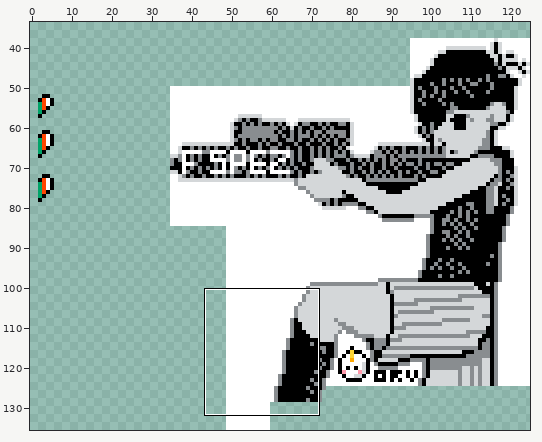
One commit to this sprite sheet: second.png. The first picture is a wide view before the edit; the outline marks the close-up.
Close-up. Before the edit:
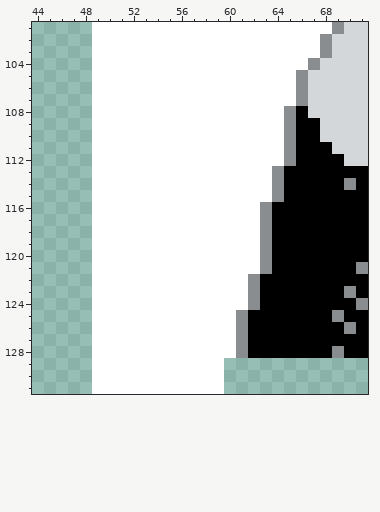
The file is 125x136 pixels. Colours within 5 levels of each other are drawn and written as one. Shown: x 44..71, y 101..131. The wide view leaves out empty margins.
Once edited:
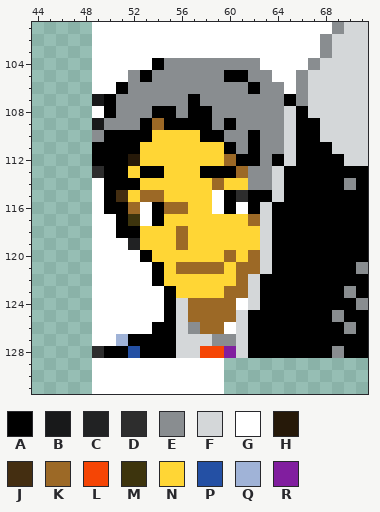
Palette (. is transparent): A #000000  B #18191a  C #212223  D #2d2d2d  E #898d90  F #d4d7d9  G #ffffff  H #261909  J #442e11  K #9c6926  L #f54505  M #3d340d  N #ffd635  P #2450a4  Q #a0b3d7  R #811e9f
Diff:
The author changed colour G to colour A in row 104 at x 54; in row 105 at x 53 and 60 to 61; in row 106 at x 51 and 62; in row 107 at x 50, 57 and 65; in row 108 at x 50, 54 to 55 and 57 to 58; in row 109 at x 53, 55 to 58 and 60.
The author changed colour G to colour A in row 110 at x 50 to 53, 58 to 59 and 62; in row 111 at x 49 to 52, 60 and 62; in row 112 at x 49 to 51, 61 to 62 and 64; in row 113 at x 50 to 51, 53 to 54 and 58 to 60; in row 114 at x 50 to 52; in row 115 at x 50, 60 and 62 to 63.
The author changed colour G to colour A in row 116 at x 50 to 51, 54, 60 and 62; in row 117 at x 51 and 54; in row 118 at x 51 to 52; in row 120 at x 53; in rows 121 to 122 at x 54; in rows 123 to 125 at x 55.
The author changed colour G to colour A in row 126 at x 54 to 55; in row 127 at x 52 to 55; in row 128 at x 50 to 51 and 53 to 55.
The author changed colour G to colour B in row 107 at x 49; in row 109 at x 49.
The author changed colour G to colour C in row 119 at x 52.
The author changed colour G to colour D in row 113 at x 49; in row 115 at x 61; in row 128 at x 49.
The author changed colour G to colour E in row 104 at x 55 to 62; in row 105 at x 52, 54 to 59 and 62 to 63; in row 106 at x 52 to 61 and 63 to 64; in row 107 at x 51 to 56 and 58 to 64; in row 108 at x 51 to 53, 56 and 59 to 64; in row 109 at x 50 to 52, 59 and 61 to 64.
The author changed colour G to colour E in row 110 at x 49, 60 to 61 and 63 to 64; in row 111 at x 61 and 63 to 64; in row 112 at x 63; in rows 113 to 114 at x 62 to 63; in row 126 at x 57; in row 127 at x 59 to 60.
The author changed colour E to colour F in rows 108 to 112 at x 65; in rows 113 to 115 at x 64; in rows 116 to 121 at x 63; in rows 122 to 124 at x 62; in rows 125 to 128 at x 61.
The author changed colour G to colour F in rows 124 to 126 at x 56; in row 127 at x 56 to 58; in row 128 at x 56 to 57.
The author changed colour G to colour H in row 112 at x 52.
The author changed colour G to colour J in row 115 at x 51.
The author changed colour G to colour K in row 109 at x 54; in row 112 at x 60; in row 113 at x 61; in row 114 at x 59; in row 115 at x 53 to 54; in row 116 at x 52 and 55 to 56.
The author changed colour G to colour K in row 117 at x 62; in rows 118 to 119 at x 56; in row 120 at x 60 and 62; in row 121 at x 56 to 59 and 61 to 62; in row 122 at x 61; in row 123 at x 60 to 61.
The author changed colour G to colour K in rows 124 to 125 at x 57 to 60; in row 126 at x 58 to 59.
The author changed colour G to colour L in row 128 at x 58 to 59.
The author changed colour G to colour M in row 117 at x 52.
The author changed colour G to colour N in row 110 at x 54 to 57; in rows 111 to 112 at x 53 to 59; in row 113 at x 52 and 55 to 57; in row 114 at x 53 to 58 and 60 to 61; in row 115 at x 52 and 55 to 58; in row 116 at x 57 to 58.
The author changed colour G to colour N in row 117 at x 55 to 61; in rows 118 to 119 at x 53 to 55 and 57 to 62; in row 120 at x 54 to 59 and 61; in row 121 at x 55 and 60; in row 122 at x 55 to 60; in row 123 at x 56 to 59.
The author changed colour G to colour P in row 128 at x 52.
The author changed colour G to colour Q in row 127 at x 51.
The author changed colour G to colour R in row 128 at x 60.
